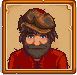
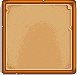
Revision of a layered 77x75 image; what changed, layer by layer:
hid "Layer 8" over [7, 8, 70, 69]
